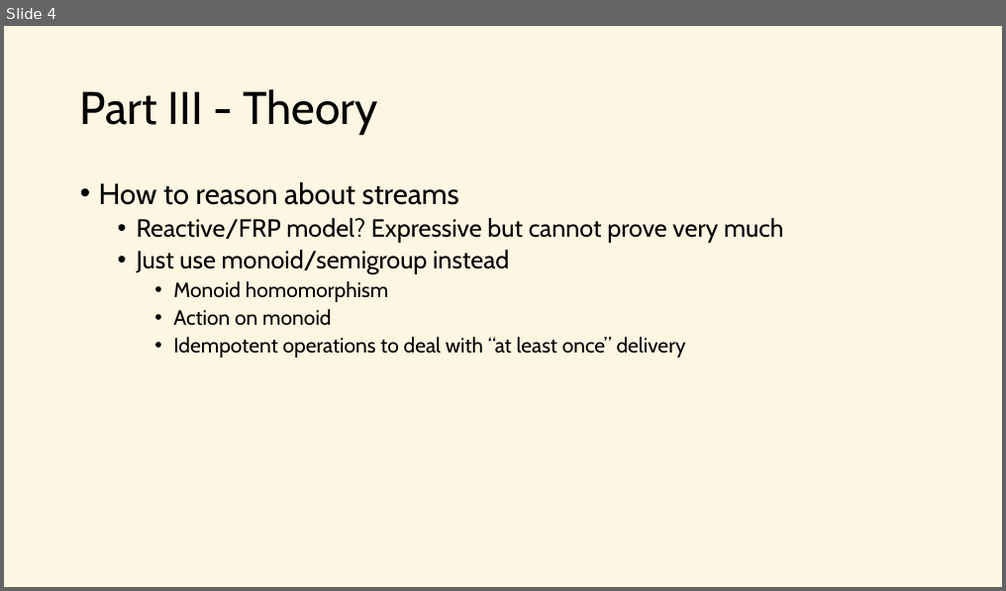
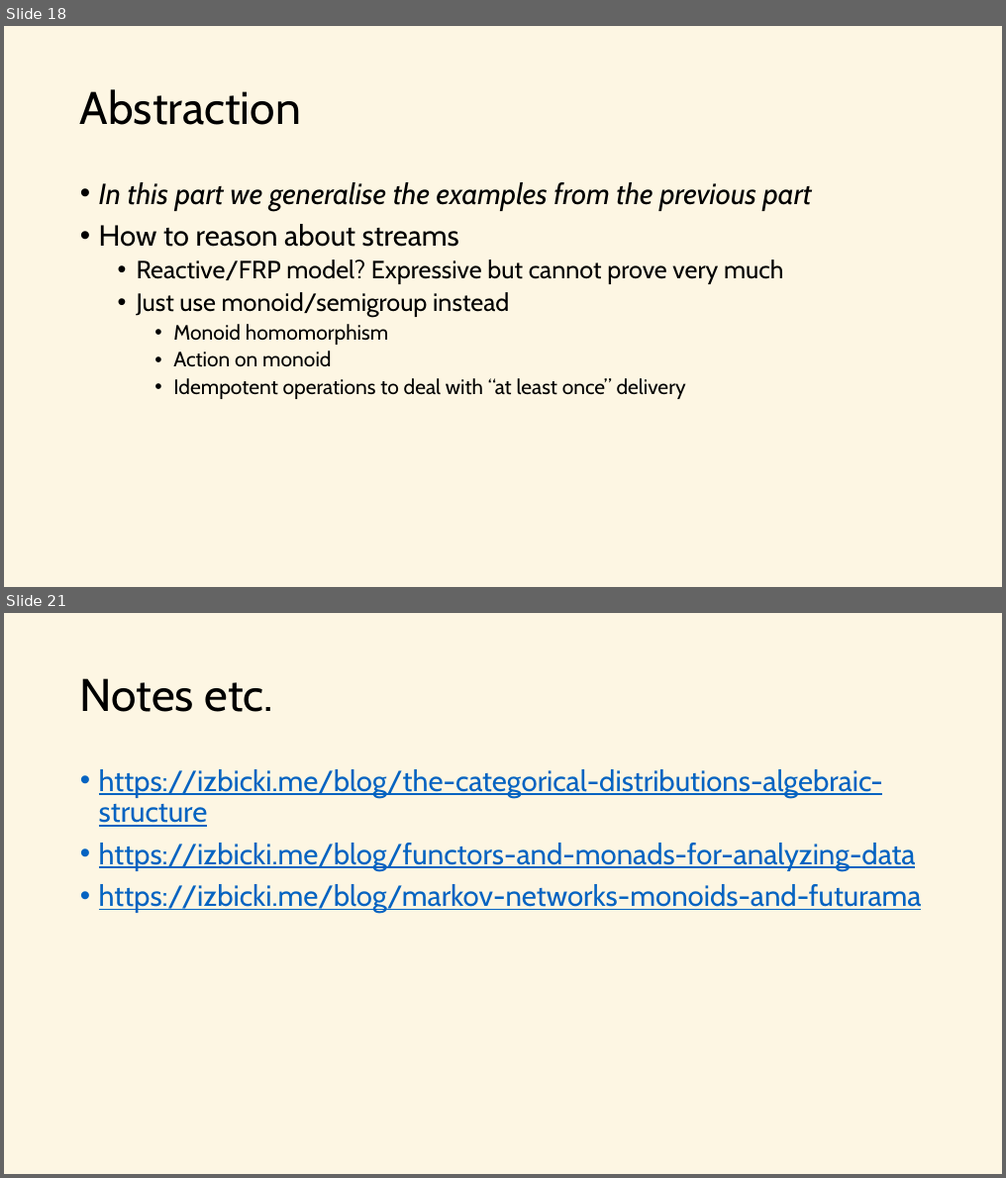
Before and after one commit to j-mueller/talks, a slide deck: 2016-12-scala-exchange/stream-processing.pptx. Shown one above the other, each under a label of ours: slide 4 before the commit, slides 18 and 21 after it; the slides between them are not shown. The pictures are 1006x591 and 1006x1178 pixels, drawn with LibreOffice and Linux fonts; fonts in the diff are those of the drawing. Boxes give left, top, right and bottom in pixels: in the first picture for what was removed or moved away, otherwise in the second. Text is boxed around its words. In the diff, an @@ line names an element or a change of style, - is before the commit and + after.

```diff
--- a/2016-12-scala-exchange/stream-processing.pptx
+++ b/2016-12-scala-exchange/stream-processing.pptx
@@ slide 21 added at (x1=4, y1=613, x2=1002, y2=1174), background #FDF6E3 @@
@@ title added at (x1=80, y1=678, x2=272, y2=712), 44 pt, text #000000 @@
+Notes etc.
@@ text added at (x1=99, y1=769, x2=922, y2=913), 28 pt, text #0563C1, underline @@
+• https://izbicki.me/blog/the-categorical-distributions-algebraic-structure
+• https://izbicki.me/blog/functors-and-monads-for-analyzing-data
+• https://izbicki.me/blog/markov-networks-monoids-and-futurama
@@ what was slide 4 is now slide 18 @@
@@ slide 18 changed as well @@
@@ title at (x1=80, y1=89, x2=301, y2=125): text changed @@
-Part III - Theory
+Abstraction
@@ text at (x1=99, y1=182, x2=812, y2=211): paragraph added @@
+• In this part we generalise the examples from the previous part
```
Also in this commit, not shown: 2 other slides changed, 17 other slides added, 1 slide removed, 2 other files.
